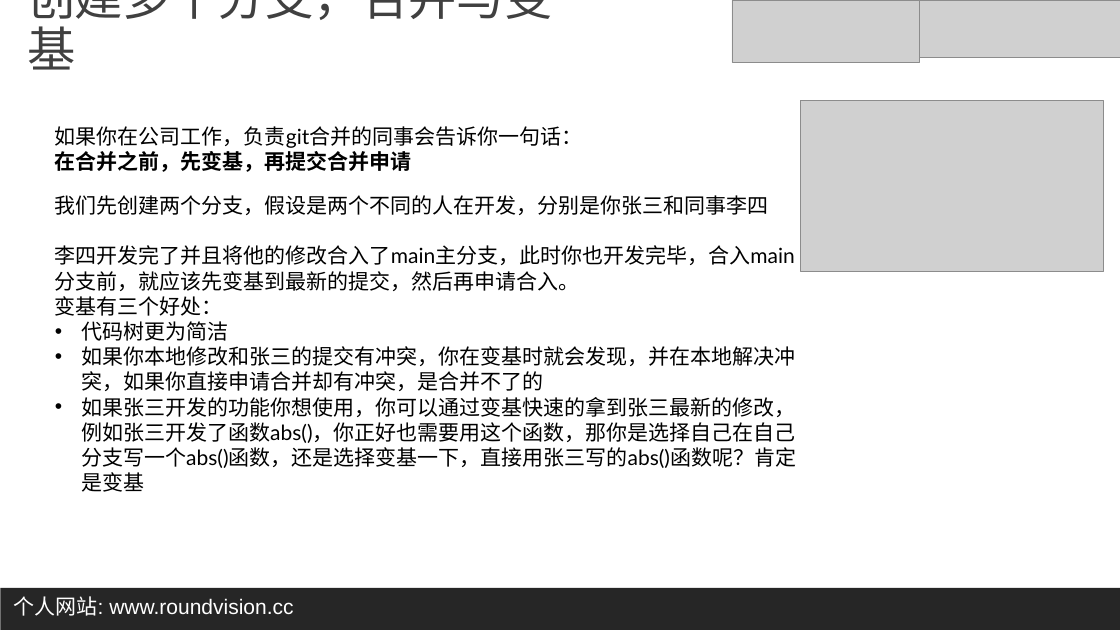
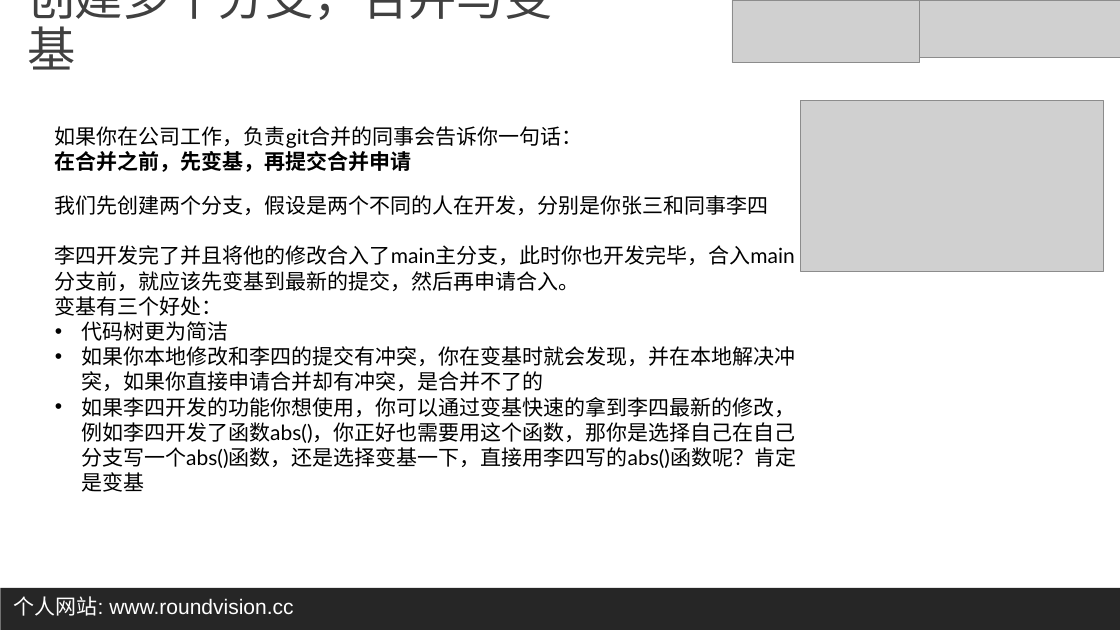
Before and after one commit to zhouxuan2023/GitOneMinute, a slide deck: slide 13 of tutorial/一分钟Git入门实战讲义.pptx. Drawn at 1120x630 pixels with LibreOffice and Linux fonts; fonts in the diff are those of the drawing; grey boxes stand for pictures. Boxes give left, top, right and bottom in pixels: in the first picture for what was removed or moved away, otherwise in the second. Text is boxed around its words. In the diff, an @@ line names an element or a change of style, - is before the commit and + after.

```diff
--- a/tutorial/一分钟Git入门实战讲义.pptx
+++ b/tutorial/一分钟Git入门实战讲义.pptx
@@ text at (81,346,796,492): text changed @@
-• 如果你本地修改和张三的提交有冲突，你在变基时就会发现，并在本地解决冲突，如果你直接申请合并却有冲突，是合并不了的
-• 如果张三开发的功能你想使用，你可以通过变基快速的拿到张三最新的修改，例如张三开发了函数abs()，你正好也需要用这个函数，那你是选择自己在自己分支写一个abs()函数，还是选择变基一下，直接用张三写的abs()函数呢？肯定是变基
+• 如果你本地修改和李四的提交有冲突，你在变基时就会发现，并在本地解决冲突，如果你直接申请合并却有冲突，是合并不了的
+• 如果李四开发的功能你想使用，你可以通过变基快速的拿到李四最新的修改，例如李四开发了函数abs()，你正好也需要用这个函数，那你是选择自己在自己分支写一个abs()函数，还是选择变基一下，直接用李四写的abs()函数呢？肯定是变基
```
Also in this commit, not shown: 3 other slides changed.
